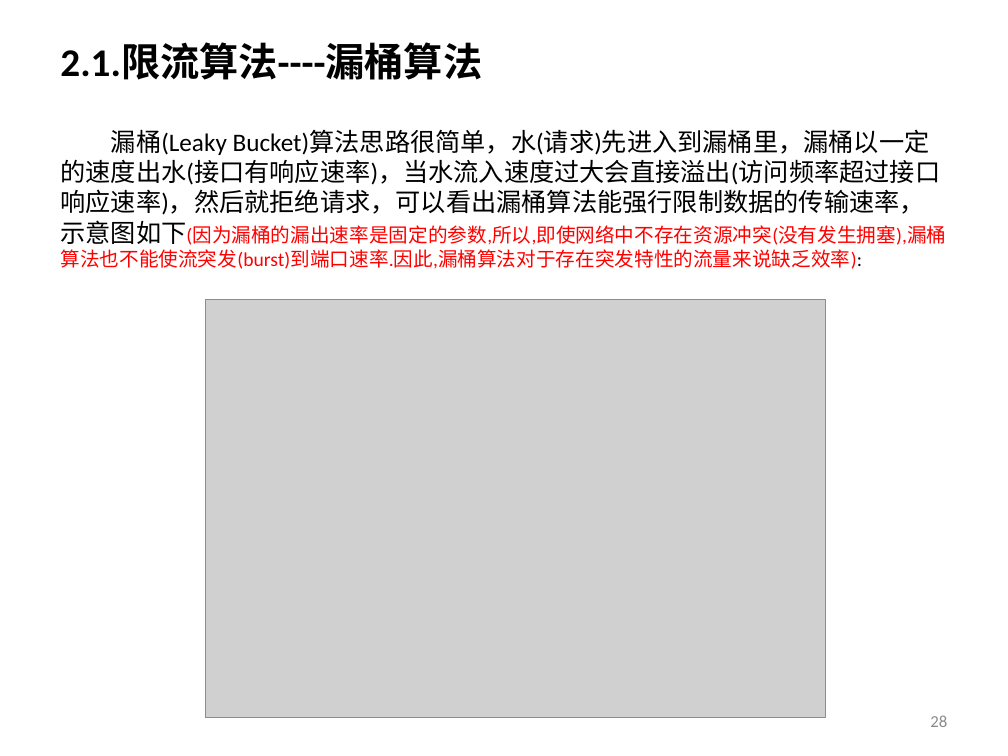
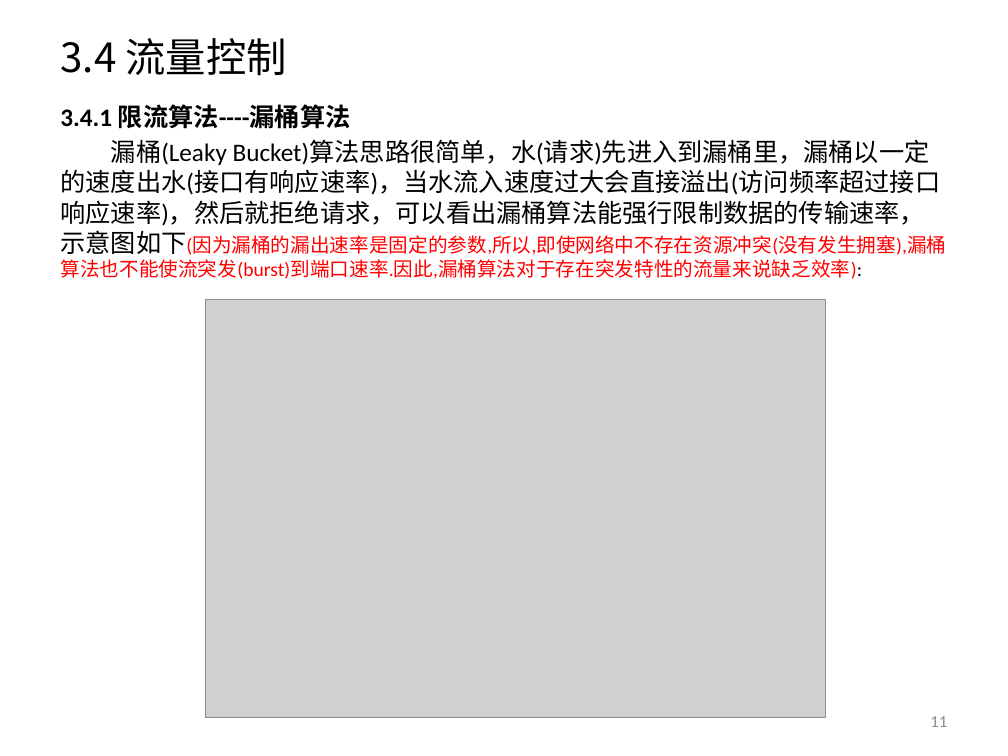
Before and after one commit to yessur3808/neural, a slide deck: slide 11 of docs/Neural_设计方案_V1.3.pptx (slide 28 before the commit). Drawn at 1008x756 pixels with LibreOffice and Linux fonts; fonts in the diff are those of the drawing; grey boxes stand for pictures. Boxes give left, top, right and bottom in pixels: in the first picture for what was removed or moved away, otherwise in the second. Text is boxed around its words. In the diff, an @@ line names an element or a change of style, - is before the commit and + after.

```diff
--- a/docs/Neural_设计方案_V1.3.pptx
+++ b/docs/Neural_设计方案_V1.3.pptx
@@ title removed at <box>60,43,482,80</box> @@
-2.1.限流算法----漏桶算法
@@ title added at <box>60,38,286,76</box>, 28.8 pt, text #000000 @@
+3.4 流量控制
@@ text "3.4.1 限流算法----漏桶算法": place and size @@
-text "3.4.1 限流算法----漏桶算法" at <box>60,129,946,269</box>
+text "3.4.1 限流算法----漏桶算法" at <box>60,104,946,279</box>
@@ text at <box>60,104,350,129</box>: paragraph added @@
+3.4.1 限流算法----漏桶算法
@@ page number at <box>930,716,947,727</box>: text changed @@
-28
+11
```
Also in this commit, not shown: 16 other slides changed, 2 slides added, 15 slides removed.
